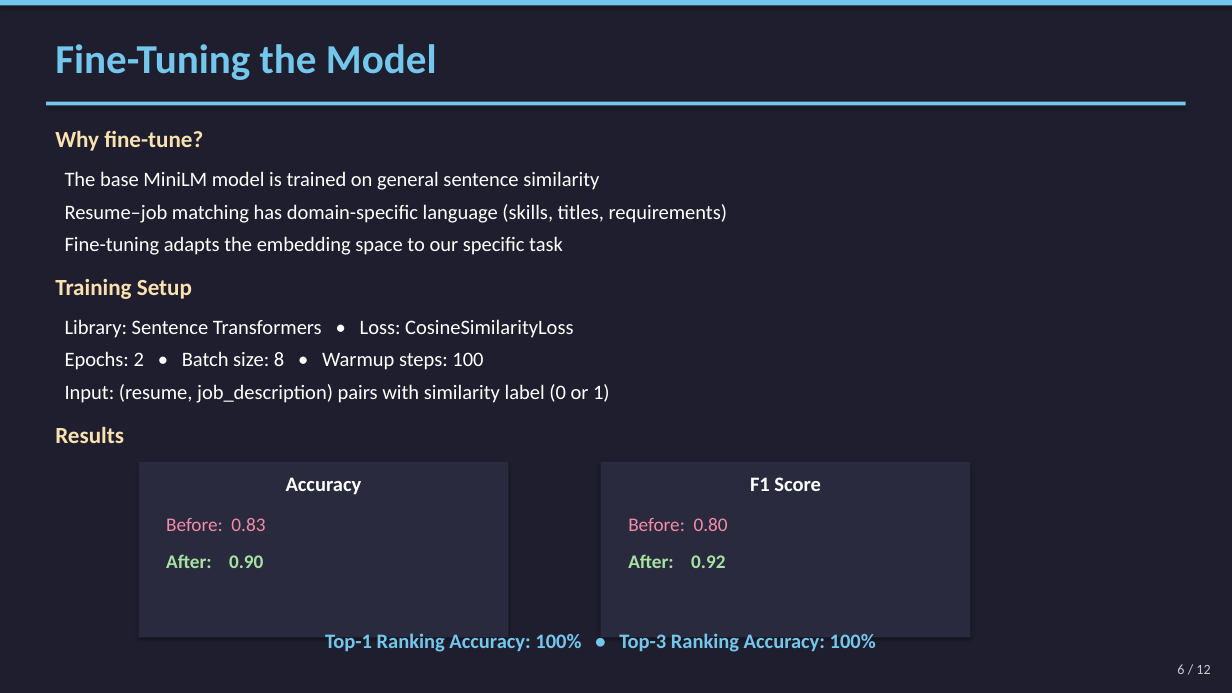
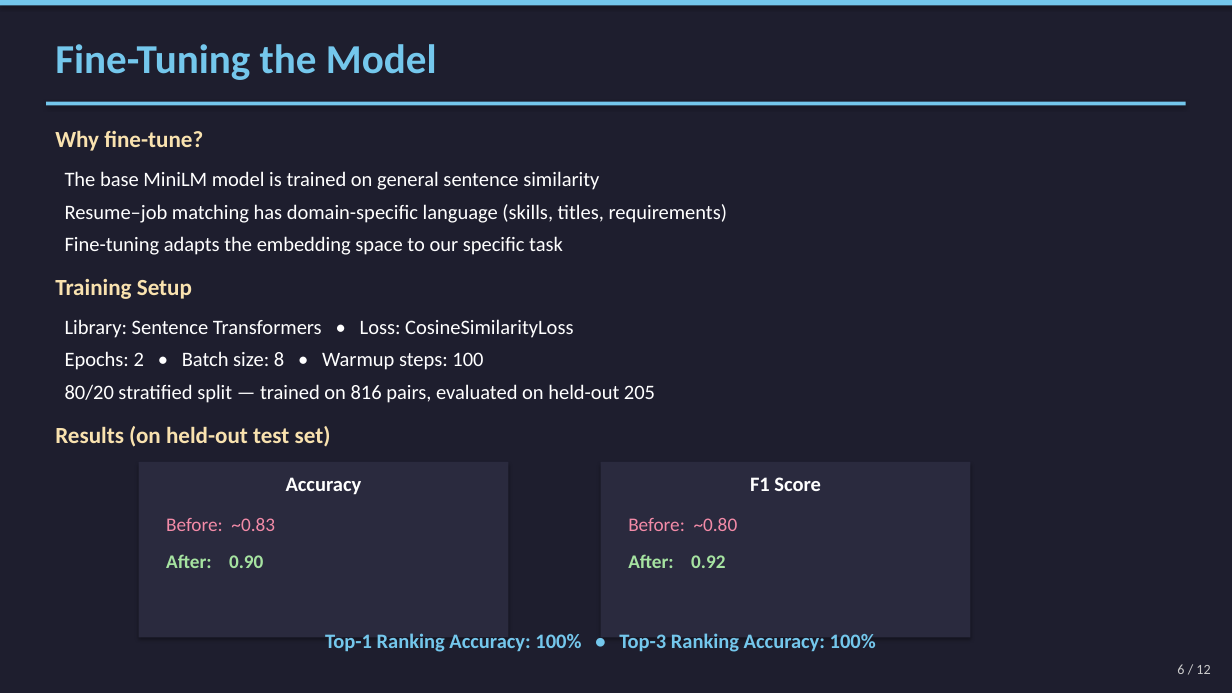
Before and after one commit to siemgls/ai-resume-job-matcher, a slide deck: slide 6 of AI_Resume_Job_Matcher_Presentation.pptx. Drawn at 1232x693 pixels with LibreOffice and Linux fonts; fonts in the diff are those of the drawing. Boxes give left, top, right and bottom in pixels: in the first picture for what was removed or moved away, otherwise in the second. Text is boxed around its words. In the diff, an @@ line names an element or a change of style, - is before the commit and + after.

```diff
--- a/AI_Resume_Job_Matcher_Presentation.pptx
+++ b/AI_Resume_Job_Matcher_Presentation.pptx
@@ text at bbox=[65, 384, 655, 403]: text changed @@
-Input: (resume, job_description) pairs with similarity label (0 or 1)
+80/20 stratified split — trained on 816 pairs, evaluated on held-out 205
@@ text at bbox=[55, 426, 331, 447]: text changed @@
-Results
+Results (on held-out test set)
@@ text at bbox=[166, 518, 275, 531]: text changed @@
-Before: 0.83
+Before: ~0.83
@@ text at bbox=[628, 518, 738, 531]: text changed @@
-Before: 0.80
+Before: ~0.80
```
Also in this commit, not shown: 9 other slides changed, 2 other files.
